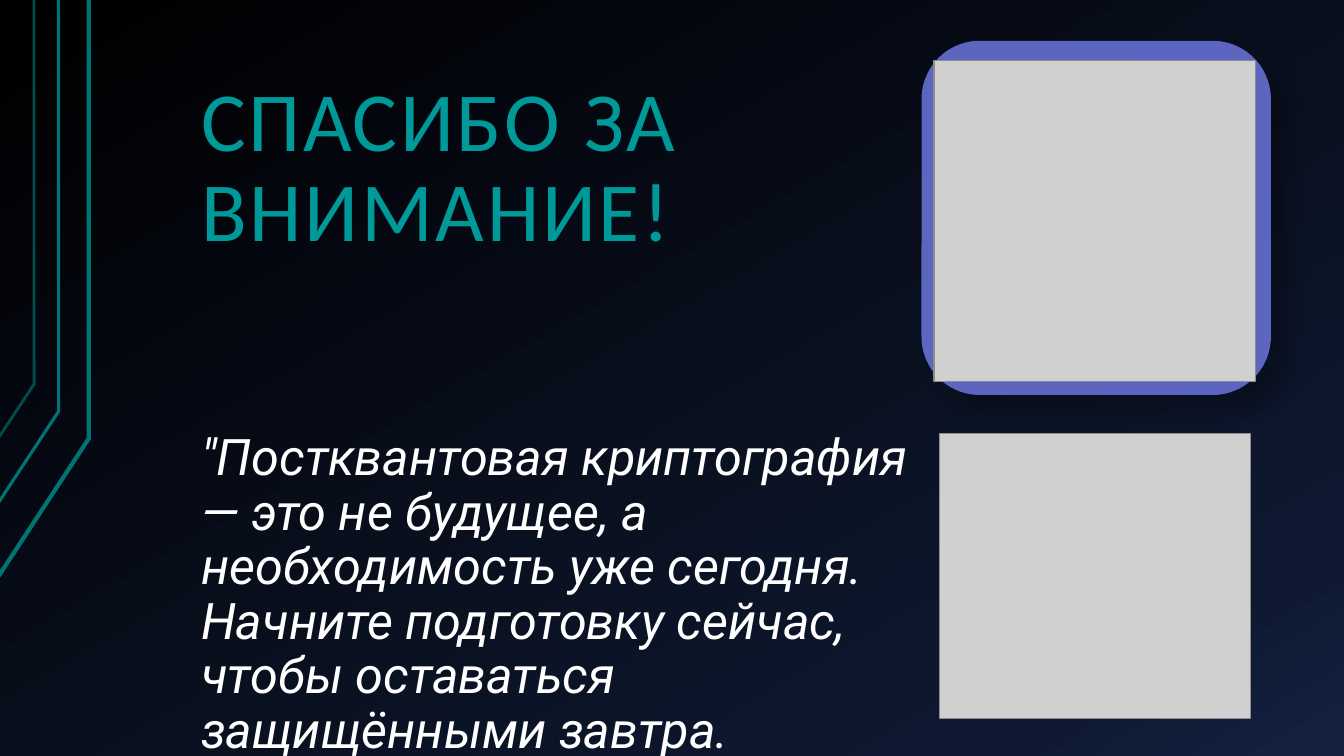
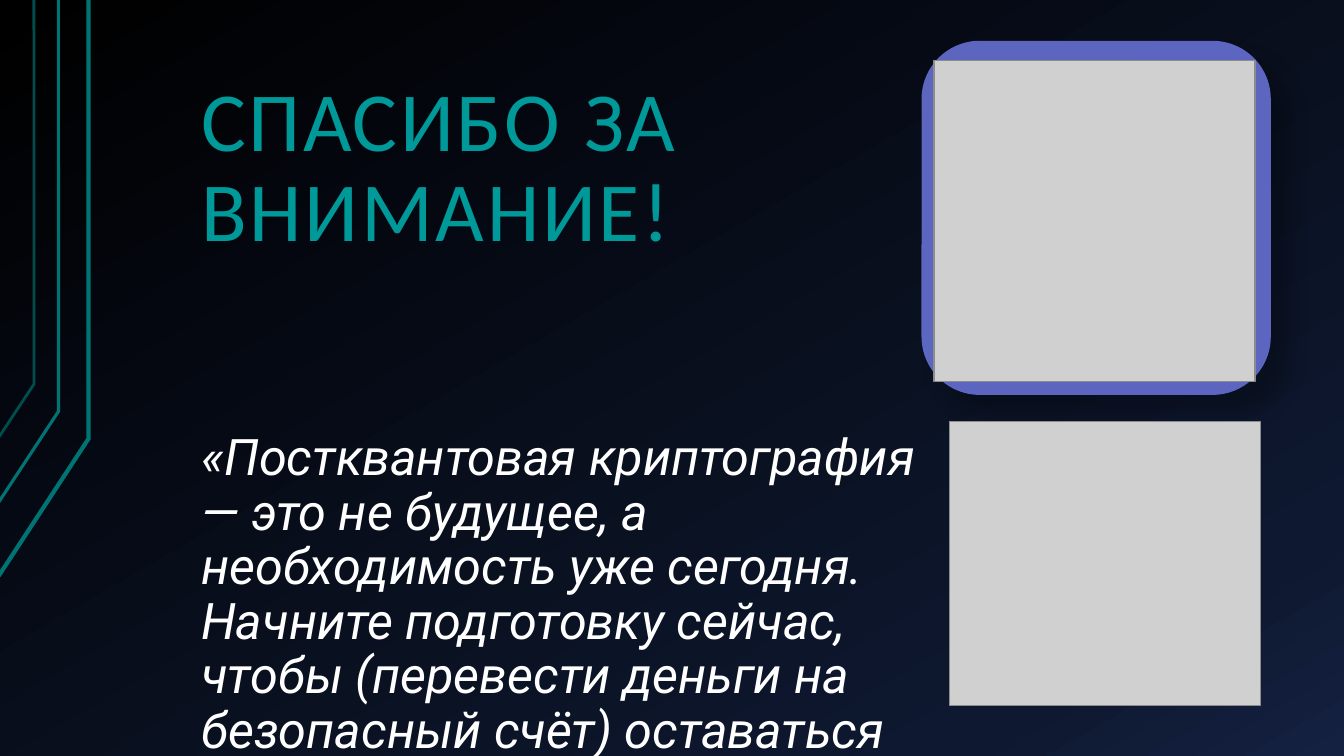
Before and after one commit to Terexi110/Teory, a slide deck: slide 15 of Постквантовая криптография KEM на решётках.pptx. Drawn at 1344x756 pixels with LibreOffice and Linux fonts; fonts in the diff are those of the drawing; grey boxes stand for pictures. Boxes give left, top, right and bottom in pixels: in the first picture for what was removed or moved away, otherwise in the second. Text is boxed around its words. In the diff, an @@ line names an element or a change of style, - is before the commit and + after.

```diff
--- a/Постквантовая криптография KEM на решётках.pptx
+++ b/Постквантовая криптография KEM на решётках.pptx
@@ background gradient #000000 to #0F1931 to #142242 to gradient #000000 to #0E1830 to #142141 @@
@@ text at bbox=[201, 437, 915, 756]: text changed @@
-"Постквантовая криптография — это не будущее, а необходимость уже сегодня. Начните подготовку сейчас, чтобы оставаться защищёнными завтра.
+«Постквантовая криптография — это не будущее, а необходимость уже сегодня. Начните подготовку сейчас, чтобы (перевести деньги на безопасный счёт) оставаться защищёнными завтра.”
@@ picture: place and size @@
-picture at bbox=[940, 434, 1250, 719]
+picture at bbox=[950, 421, 1260, 706]
```
Also in this commit, not shown: 14 other slides changed, 3 other files.
